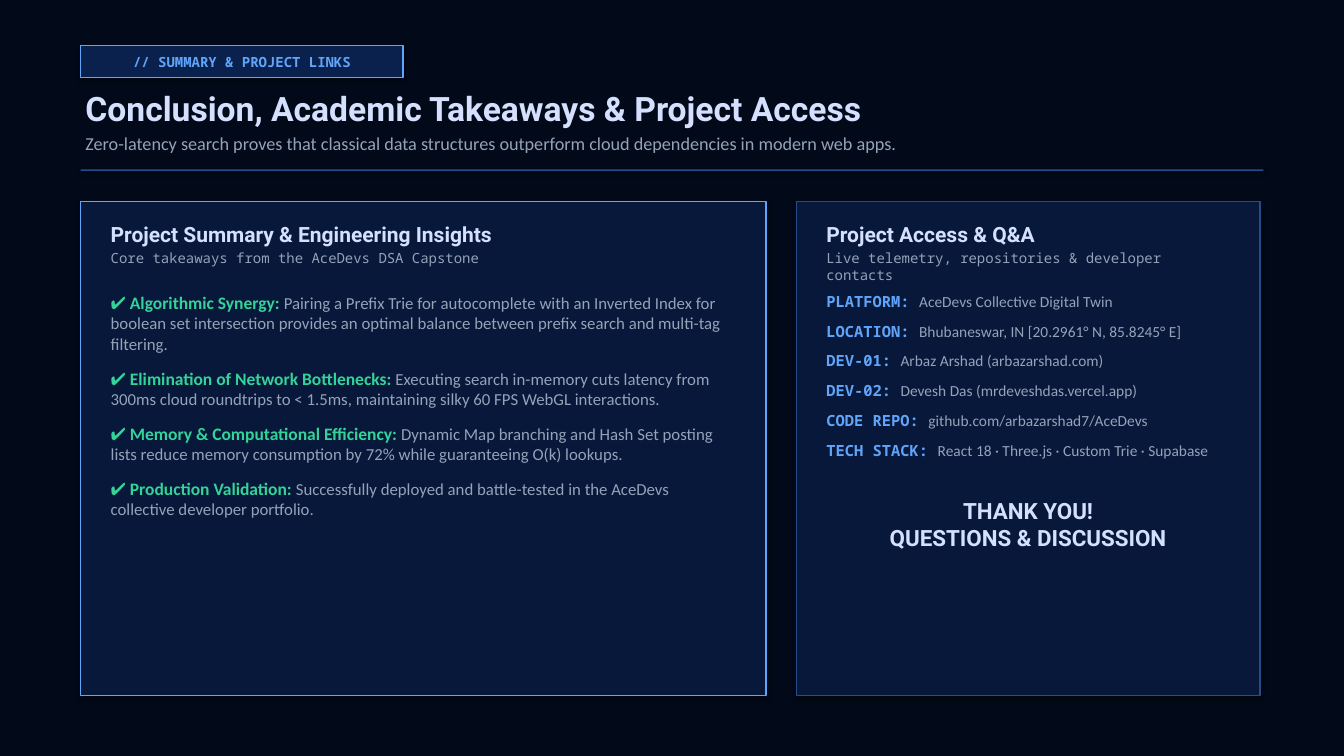
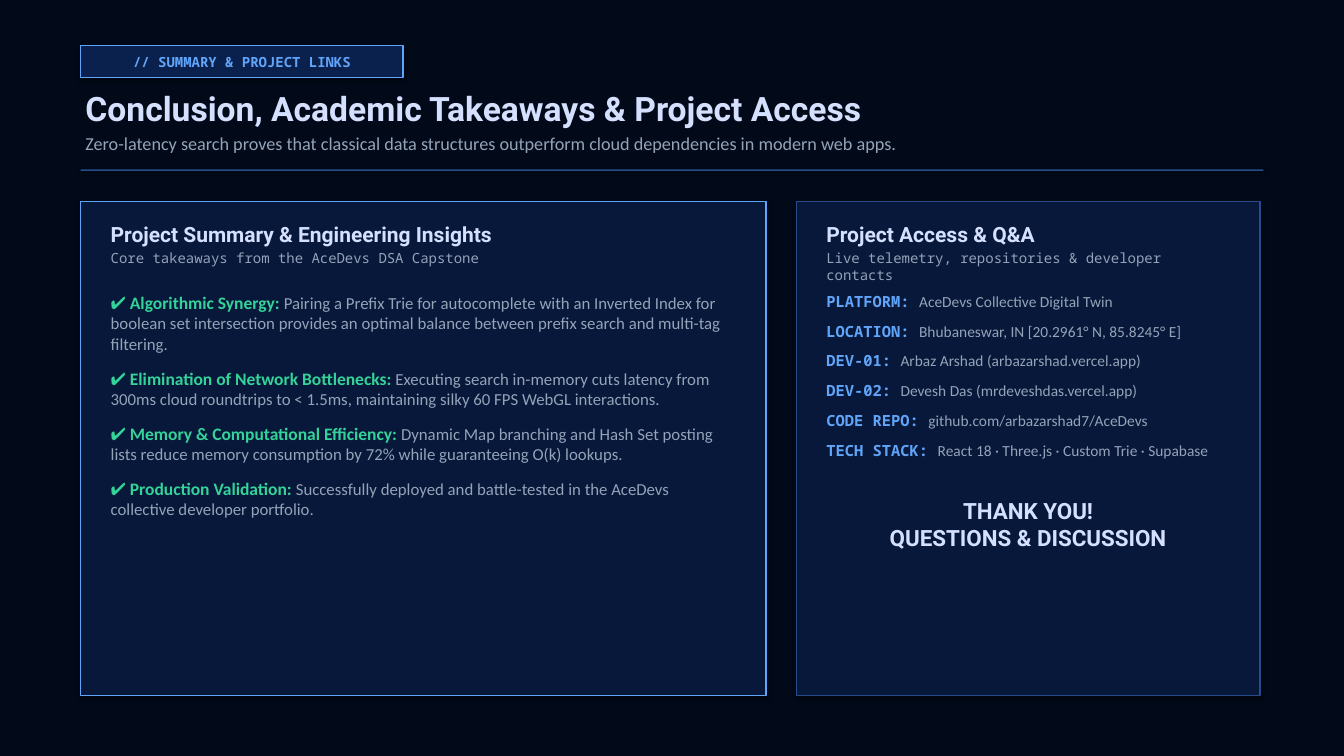
Before and after one commit to arbazarshad7/AceDevs, a slide deck: slide 12 of Trie_Inverted_Index_Search_Engine_DSA.pptx. Drawn at 1344x756 pixels with LibreOffice and Linux fonts; fonts in the diff are those of the drawing. Boxes give left, top, right and bottom in pixels: in the first picture for what was removed or moved away, otherwise in the second. Text is boxed around its words. In the diff, an @@ line names an element or a change of style, - is before the commit and + after.

```diff
--- a/Trie_Inverted_Index_Search_Engine_DSA.pptx
+++ b/Trie_Inverted_Index_Search_Engine_DSA.pptx
@@ text at box(826, 355, 1141, 369): text changed @@
-DEV-01: Arbaz Arshad (arbazarshad.com)
+DEV-01: Arbaz Arshad (arbazarshad.vercel.app)
```
Also in this commit, not shown: 1 other slide changed, 28 other files.
